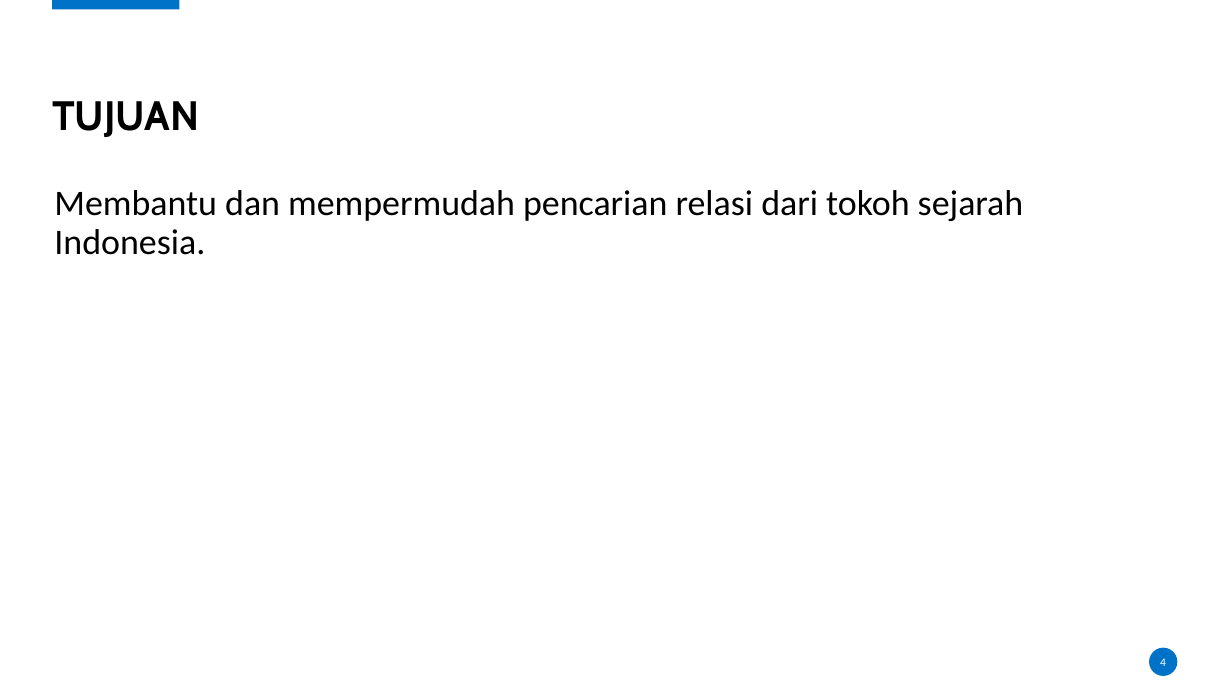
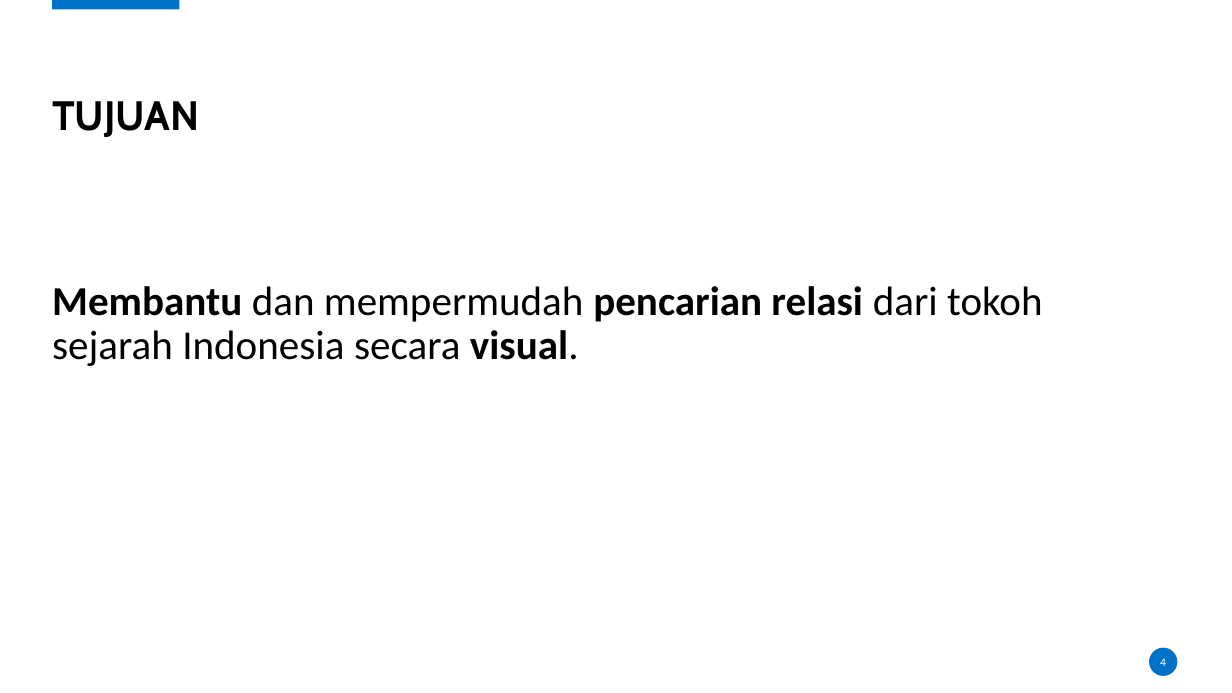
Before and after one commit to karyoutomoo/The-Tree-of-Heroes, a slide deck: slide 4 of 05111540000007-Faiq-Presentasi.pptx. Drawn at 1232x693 pixels with LibreOffice and Linux fonts; fonts in the diff are those of the drawing; background and template pictures are left out. Boxes give left, top, right and bottom in pixels: in the first picture for what was removed or moved away, otherwise in the second. Text is boxed around its words. In the diff, an @@ line names an element or a change of style, - is before the commit and + after.

```diff
--- a/05111540000007-Faiq-Presentasi.pptx
+++ b/05111540000007-Faiq-Presentasi.pptx
@@ text at (52,286,1043,366): text changed; size 28 to 32 pt @@
-Membantu dan mempermudah pencarian relasi dari tokoh sejarah Indonesia.
+Membantu dan mempermudah pencarian relasi dari tokoh sejarah Indonesia secara visual.
```
Also in this commit, not shown: 12 other slides changed, 4 slides added, 2 other files.
